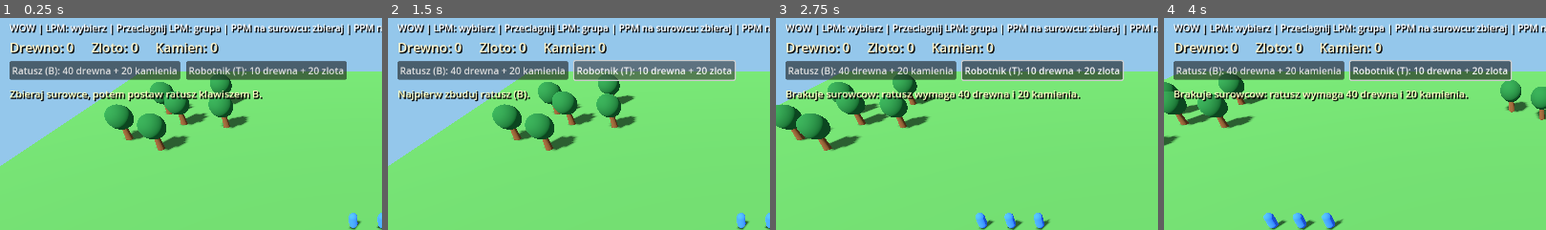
Above: before the commit, frames 1-4 (left to right).
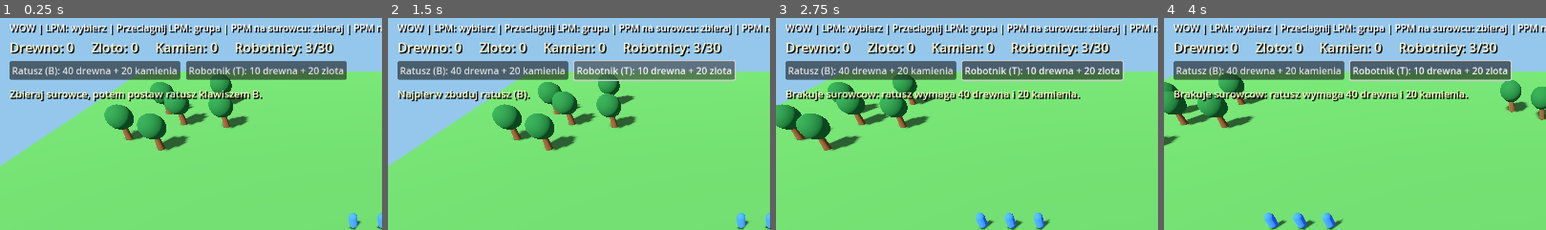
Above: after the commit, the same moments.

Repository: serafin1367/wow
Game: Godot game, scene res://scenes/main.tscn
Two runs of this game, one before a commit and one after it. Both use one fixed random seed, a clock stepped at 60 frames per second and the inputs below.
Inputs (mouse positions are % of the whole screen's width and height, from its top left):
- Up to frame 1 (0.25 s): no input
- Up to frame 2 (1.5 s): click "Ratusz (B): 40 drewna + 20 ka…" at 0.5 s; click "Robotnik (T): 10 drewna + 20 …" at 1.25 s
- Up to frame 3 (2.75 s): tap Enter at 2 s; move the mouse to (72, 44) at 2.02 s; hold D from 2.03 s (still down); tap B at 2.1 s; click (72, 44) at 2.17 s
- Up to frame 4 (4 s): release D at 2.75 s; drag from (30, 54) to (45, 70) at 2.77 s; move the mouse to (60, 27) at 3.52 s; hold D from 3.53 s (still down); tap B at 3.6 s
The pictures show only the part of the screen within x 0-50%, y 0-50%; the shares and areas given below are measured in that part.

The runs differ from the first frame. In frame 1, 1.0% of the frame differs, in the area x 61-88%, y 11-19%; in frame 2, 1.0%; in frame 3, 1.0%; in frame 4, 1.0%.

Commit message:
ui: display current worker population in resource HUD

Diff:
--- a/scripts/main.gd
+++ b/scripts/main.gd
@@ -533,6 +533,7 @@
 	training_in_progress = false
 	var spawn_position: Vector3 = navigation.find_free_spawn_near(town_hall.global_position, workers.size())
 	_spawn_worker(spawn_position)
+	_update_resource_hud()
 	_set_status("Nowy robotnik jest gotowy! Liczba robotnikow: %d." % workers.size())
 	_update_action_buttons()
 
@@ -575,10 +576,12 @@
 func _update_resource_hud() -> void:
 	if resource_label == null:
 		return
-	resource_label.text = "Drewno: %d     Zloto: %d     Kamien: %d" % [
+	resource_label.text = "Drewno: %d     Zloto: %d     Kamien: %d     Robotnicy: %d/%d" % [
 		int(resource_totals["wood"]),
 		int(resource_totals["gold"]),
-		int(resource_totals["stone"])
+		int(resource_totals["stone"]),
+		workers.size(),
+		MAX_WORKERS
 	]
 
 
